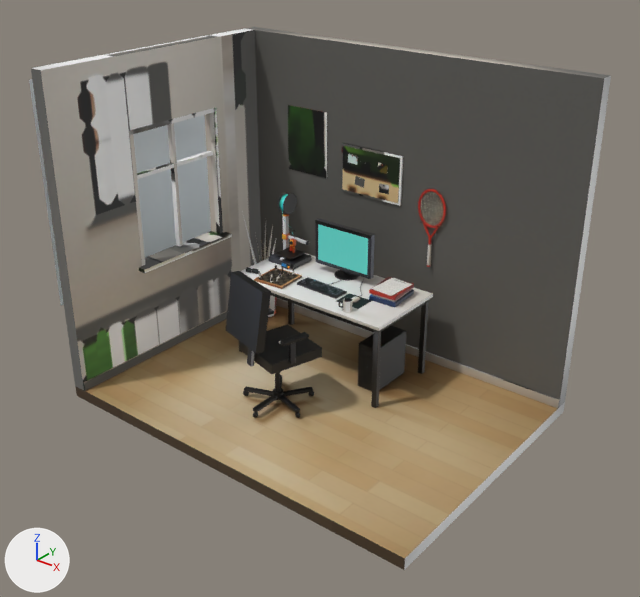
Before and after pictures for a commit that changed the glTF model assets/desk.glb.
Before and after are seen from a 50 mm camera at (4.29, -5.5, 4.01) aimed at (0.29, -0.51, 0.91). Arrows for +X, +Y and +Z are at lower left; the lights stay in place. The picture after the commit comes second. Where no turn or scale is listed for an object, it has been applied to the vertices. Vertices at exactly the same position are counted once.

In view in the first picture: 'base_back', 'base_left', 'chair', 'chess_board', 'computer_tower', 'cork', 'cork_frame', 'desk', 'floor', 'jamb_b', 'poster', 'screen', 'sill', 'sky', 'wall_back', 'wall_left' and 18 more.
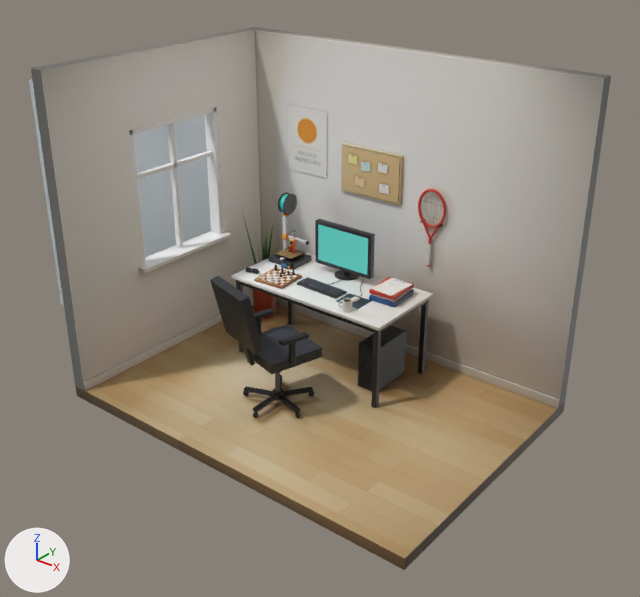
Location of each change, [x1, y1, x2, y2] in pixels of the pictures (640 x 597 px; the box of a moved part takes in the faces that stretch with it):
'chair', reshaped (16% wider)
    before: [226, 271, 322, 418]
    after: [210, 276, 322, 418]
part 1 of me_base_left_001, surface changed
    before: [83, 310, 228, 391]
    after: [83, 298, 254, 391]
part 2 of me_chair, moved or reshaped
    before: [247, 348, 255, 366]
    after: [243, 345, 255, 366]
part 3 of me_chair, moved or reshaped
    before: [226, 271, 271, 353]
    after: [210, 276, 264, 355]
part 4 of me_chair, surface changed (lighter)
    before: [226, 271, 322, 395]
    after: [210, 276, 322, 395]
part 5 of me_chess_board, surface changed (lighter)
    both: [255, 265, 302, 287]
part 6 of me_cork, surface changed (lighter)
    both: [342, 146, 400, 203]
part 7 of me_cork_frame_001, surface changed
    both: [341, 143, 403, 206]
part 8 of me_floor_001, surface changed
    both: [81, 389, 565, 570]
part 9 of me_jamb_b_001, surface changed (lighter)
    both: [204, 107, 223, 234]
part 10 of me_poster, surface changed (lighter)
    both: [288, 105, 327, 178]
part 11 of me_sill_001, surface changed (grey to white)
    both: [139, 231, 232, 273]
part 12 of me_wall_back_001, surface changed (lighter)
    both: [255, 30, 611, 407]
part 13 of me_wall_left_001, surface changed
    both: [31, 29, 262, 390]

The change, as a list of edits to the scene's bpy script:
```text
Change me_base_left_001:
    where me_base_left_001.from_pydata(...)  # 56 vertices, 108 faces; spans x -0.01..0.01, y -1.14..1.14, z -0.04..0.04
    me_base_left_001 part 1: texture (UV) coordinates of 108 of 108 faces, centred in x -0.01..0.01, y -1.14..1.14, z -0.04..0.04, changed; they spanned u 0.01..0.84, v 0.01..0.99 and now span u 0.01..0.84, v 0.46..0.99
Change me_chair:
    remove me_chair.from_pydata(...)  # 3250 vertices, 6420 faces; spans x -0.234..0.395, y -1.187..-0.472, z 0.001..1.173
    add me_chair.from_pydata(...)  # 3250 vertices, 6420 faces; spans x -0.265..0.395, y -1.294..-0.472, z 0.001..1.169
    me_chair part 2: the loose piece of 56 vertices spanning x -0.021..0.052, y -1.065..-0.987, z 0.44..0.76 is multiplied about its middle by the matrix ((0.995, -0.017, -0.103), (-0.017, 0.941, -0.358), (0.098, 0.341, 1.063)), then moved by (-0.014, -0.048, 0.025)
    me_chair part 3: the loose piece of 8 vertices spanning x -0.234..0.25, y -1.187..-0.913, z 0.667..1.173 is multiplied about its middle by the matrix ((0.994, -0.019, -0.103), (-0.019, 0.933, -0.36), (0.103, 0.36, 0.927)), then moved by (-0.026, -0.091, -0.003)
    me_chair part 4: 6230 kept faces spanning x -0.265..0.395, y -1.294..-0.472, z 0.001..1.169 get new texture (UV) coordinates
Change me_chess_board:
    where me_chess_board.from_pydata(...)  # 3056 vertices, 6048 faces; spans x -0.58..-0.26, y -0.36..-0.04, z 0.77..0.861
    me_chess_board part 5: texture (UV) coordinates of 4622 of 6048 faces, centred in x -0.578..-0.262, y -0.358..-0.042, z 0.789..0.861, changed; they spanned u 0.01..0.98, v 0.01..0.98 and now span u 0.01..0.98, v 0.01..0.98
Change me_cork:
    where me_cork.from_pydata(...)  # 8 vertices, 12 faces; spans x -0.3..0.3, y -0.002..0.002, z -0.2..0.2
    me_cork part 6: texture (UV) coordinates of 12 of 12 faces, centred in x -0.3..0.3, y -0.002..0.002, z -0.2..0.2, changed; they spanned u 0.07..0.61, v 0.79..0.97 and now span u 0.16..0.97, v 0.73..0.97
Change me_cork_frame_001:
    where me_cork_frame_001.from_pydata(...)  # 56 vertices, 108 faces; spans x -0.32..0.32, y -0.01..0.01, z -0.22..0.22
    me_cork_frame_001 part 7: texture (UV) coordinates of 108 of 108 faces, centred in x -0.32..0.32, y -0.01..0.01, z -0.22..0.22, changed; they spanned u 0.01..0.97, v 0.26..0.97 and now span u 0.29..0.97, v 0.64..0.97
Change me_floor_001:
    where me_floor_001.from_pydata(...)  # 56 vertices, 108 faces; spans x -1.7..1.7, y -1.2..1.2, z -0.05..0.05
    me_floor_001 part 8: texture (UV) coordinates of 72 of 108 faces, centred in x -1.7..1.7, y -1.2..1.2, z -0.05..0.05, changed; they spanned u 0.0..0.79, v 0.0..0.8 and now span u 0.0..0.71, v 0.0..0.83
Change me_jamb_b_001:
    where me_jamb_b_001.from_pydata(...)  # 56 vertices, 108 faces; spans x -0.06..0.06, y -0.02..0.02, z -0.6..0.6
    me_jamb_b_001 part 9: texture (UV) coordinates of 108 of 108 faces, centred in x -0.06..0.06, y -0.02..0.02, z -0.6..0.6, changed; they spanned u 0.02..0.87, v 0.33..0.98 and now span u 0.15..0.95, v 0.64..0.98
Change me_poster:
    where me_poster.from_pydata(...)  # 8 vertices, 12 faces; spans x -0.225..0.225, y -0.003..0.003, z -0.3..0.3
    me_poster part 10: texture (UV) coordinates of 12 of 12 faces, centred in x -0.225..0.225, y -0.003..0.003, z -0.3..0.3, changed; they spanned u 0.29..0.97, v 0.19..0.97 and now span u 0.3..0.96, v 0.64..0.97
Change me_sill_001:
    where me_sill_001.from_pydata(...)  # 56 vertices, 108 faces; spans x -0.1..0.1, y -0.54..0.54, z -0.018..0.018
    me_sill_001 part 11: texture (UV) coordinates of 108 of 108 faces, centred in x -0.1..0.1, y -0.54..0.54, z -0.018..0.018, changed; they spanned u 0.29..0.98, v 0.01..0.95 and now span u 0.01..0.9, v 0.78..0.95
Change me_wall_back_001:
    where me_wall_back_001.from_pydata(...)  # 56 vertices, 108 faces; spans x -1.7..1.7, y -0.06..0.06, z -1.35..1.35
    me_wall_back_001 part 12: texture (UV) coordinates of 84 of 108 faces, centred in x -1.7..1.7, y -0.06..0.06, z -1.35..1.35, changed; they spanned u 0.0..0.77, v 0.0..0.78 and now span u 0.0..0.69, v 0.0..0.81
Change me_wall_left_001:
    where me_wall_left_001.from_pydata(...)  # 16 vertices, 32 faces; spans x -0.06..0.06, y -1.14..1.14, z -1.35..1.35
    me_wall_left_001 part 13: texture (UV) coordinates of 32 of 32 faces, centred in x -0.06..0.06, y -1.14..1.14, z -1.35..1.35, changed; they spanned u 0.28..0.98, v 0.01..0.96 and now span u 0.28..0.99, v 0.01..0.84
```
